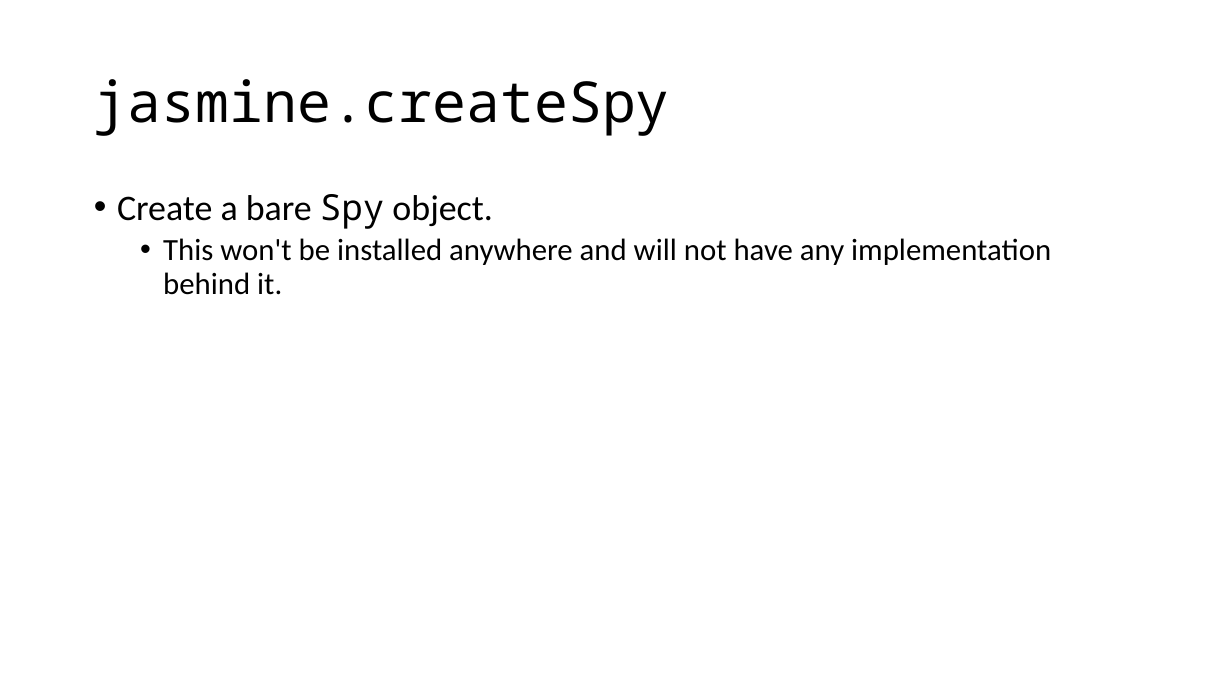
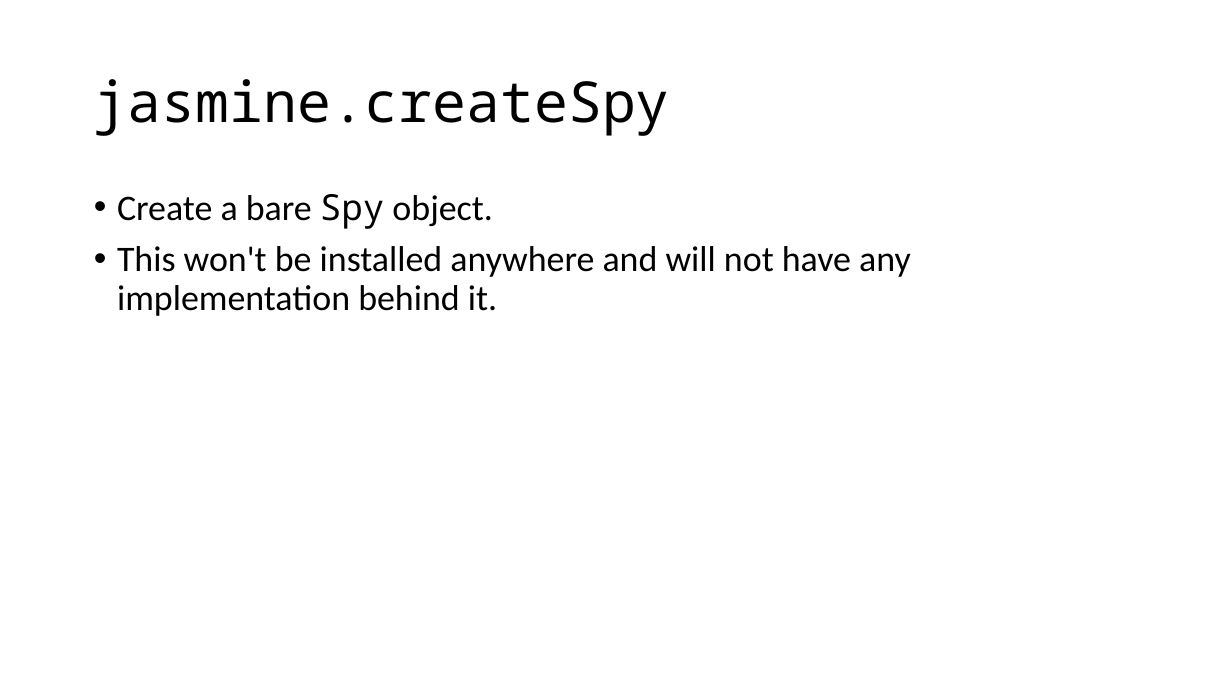
Before and after one commit to cebartling/test-driven, a slide deck: slide 22 of presentations/Introduction to Jasmine Framework.pptx. Drawn at 1232x693 pixels with LibreOffice and Linux fonts; fonts in the diff are those of the drawing. Boxes give left, top, right and bottom in pixels: in the first picture for what was removed or moved away, otherwise in the second. Text is boxed around its words. In the diff, an @@ line names an element or a change of style, - is before the commit and + after.

```diff
--- a/presentations/Introduction to Jasmine Framework.pptx
+++ b/presentations/Introduction to Jasmine Framework.pptx
@@ text at <box>117,246,911,316</box>: size 24 to 28 pt in "This won't be installed anywhere and will ..."; list level 2 to 1 in "This won't be installed anywhere ..." @@
```
Also in this commit, not shown: 1 other slide changed, 1 other file.
